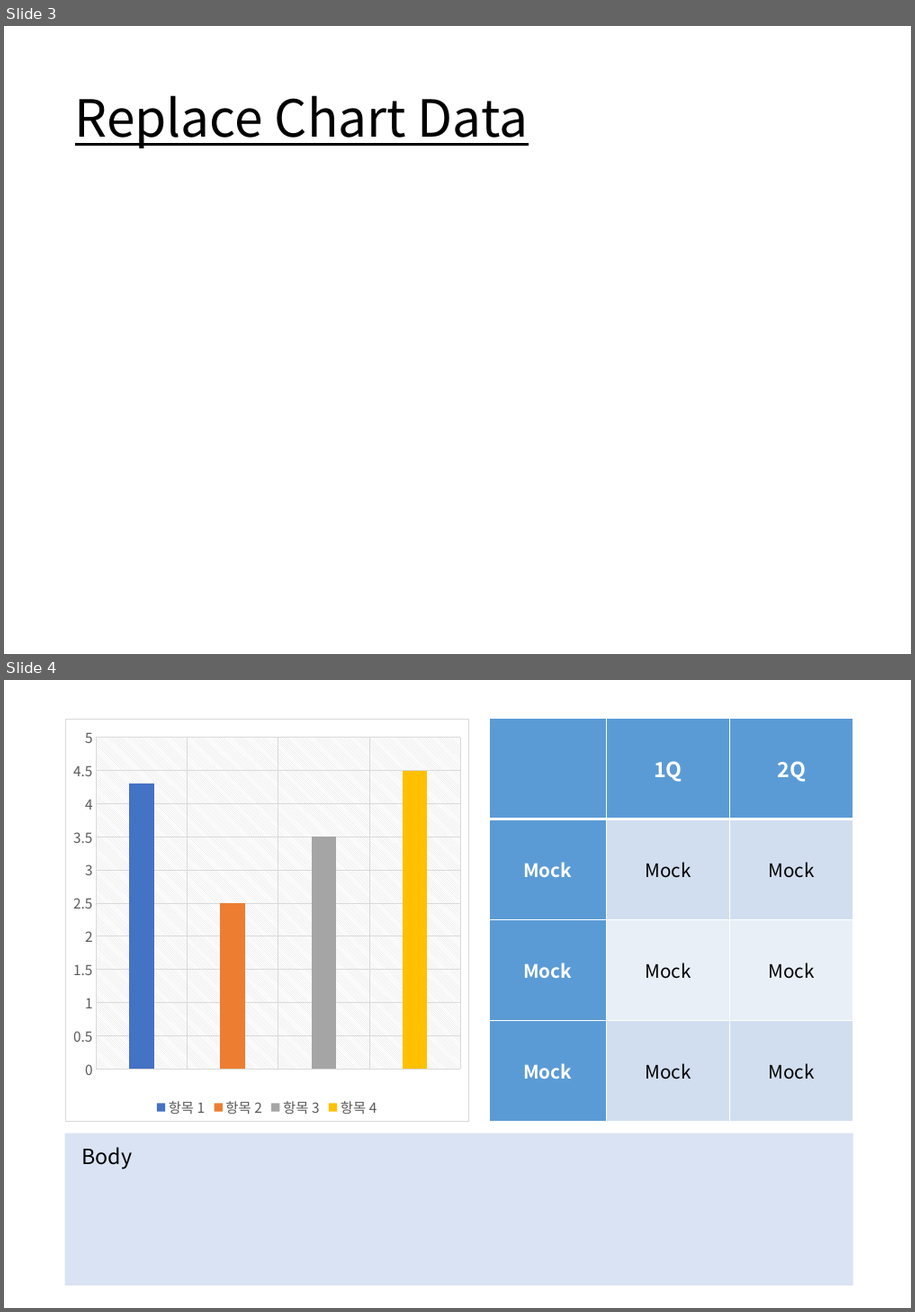
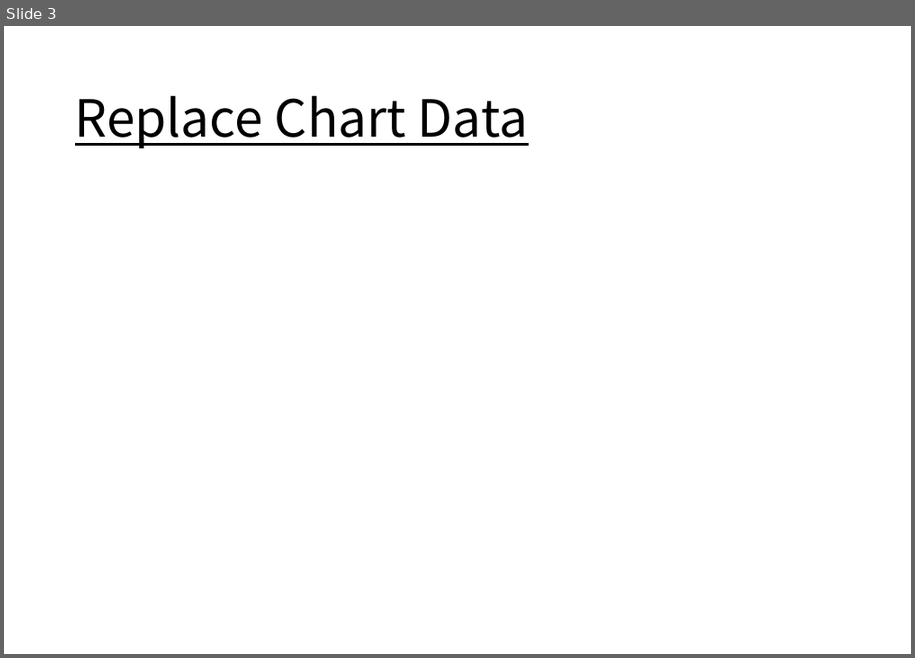
Before and after one commit to spaceone-dev/PPTT, a slide deck: example/simple_ppt/clone.pptx. Shown one above the other, each under a label of ours: slides 3 and 4 before the commit, slide 3 after it. The pictures are 915x1312 and 915x658 pixels, drawn with LibreOffice and Linux fonts; fonts in the diff are those of the drawing. Boxes give left, top, right and bottom in pixels: in the first picture for what was removed or moved away, otherwise in the second. Text is boxed around its words. In the diff, an @@ line names an element or a change of style, - is before the commit and + after.

```diff
--- a/example/simple_ppt/clone.pptx
+++ b/example/simple_ppt/clone.pptx
@@ slide 4 removed at [4, 680, 911, 1308], background #FFFFFF @@
@@ column chart removed at [65, 719, 469, 1122] @@
-categories: 항목 1, 항목 2, 항목 3, 항목 4
-Series 1: 4.3, 2.5, 3.5, 4.5
@@ table removed at [489, 719, 853, 1122], 4 rows, 3 columns @@
- | 1Q | 2Q
-Mock | Mock | Mock
-Mock | Mock | Mock
-Mock | Mock | Mock
@@ rectangle removed at [65, 1134, 854, 1286] @@
@@ text removed at [81, 1147, 132, 1170] @@
-Body
```
Also in this commit, not shown: 1 slide added, 10 other files.
